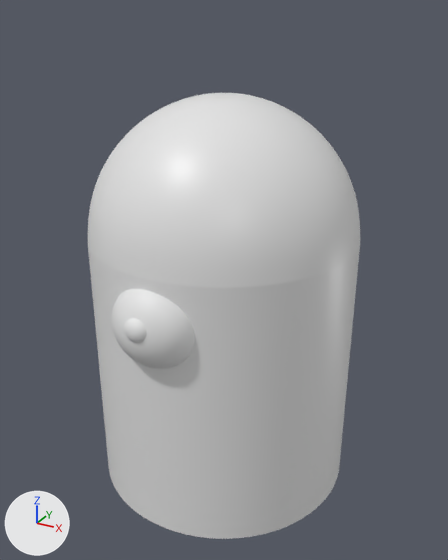
An edit to the Blender file Blender Files/Mole.blend, drawn before and after from the same camera.
Before and after are seen from a 50 mm lens placed at (2.11, -3.83, 2.53), pointed at (0.02, -0.04, 0.64). Lighting does not change. The marker at lower left points along +X, +Y and +Z.

In view in the first picture: 'Mole Body', 'Mouth', 'Nose'.
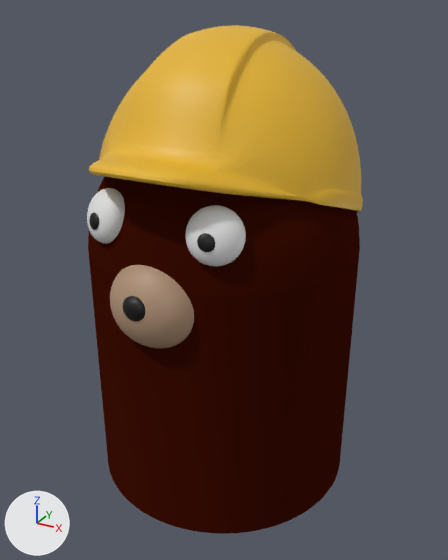
Commit message: Created a HardHat for the Mole

The change, as a list of edits to the scene's bpy script:
```text
Add mat_pupils:
    mat_pupils = principled_material('Pupils')
    mat_pupils.base_color = (0.0, 0.0, 0.0)  # black #000000
Add mat_mouth:
    mat_mouth = principled_material('Mouth')
    mat_mouth.base_color = (0.445, 0.287, 0.184)  # beige #b29277
Add mat_mole:
    mat_mole = diffuse_material('Mole')
    mat_mole.base_color = (0.0495, 0.00541, 0.00136)  # brown #3f1104
    mat_mole.roughness = 0.4
Add mat_hardhat:
    mat_hardhat = principled_material('HardHat')
    mat_hardhat.base_color = (0.8, 0.466, 0.0227)  # yellow #e7b62a
Change me_cylinder:
    where me_cylinder.from_pydata(...)  # 321 vertices, 289 faces; spans x -1.0..1.0, y -1.0..1.0, z -1.0..2.0
    remove me_cylinder.materials.append(mat_material)  # white #e7e7e7
    add me_cylinder.materials.append(mat_mole)  # brown #3f1104
Change me_sphere_001:
    where me_sphere_001.from_pydata(...)  # 482 vertices, 512 faces; spans x -1.0..1.0, y -1.0..1.0, z -1.0..1.0
    add me_sphere_001.materials.append(mat_mouth)  # beige #b29277
Change me_sphere_002:
    where me_sphere_002.from_pydata(...)  # 482 vertices, 512 faces; spans x -1.0..1.0, y -1.0..1.0, z -1.0..1.0
    add me_sphere_002.materials.append(mat_pupils)  # black #000000
Add me_sphere:
    me_sphere.from_pydata(...)  # 226 vertices, 232 faces; spans x 0.0..1.02, y -1.31..1.04, z -0.06..1.05
    me_sphere.materials.append(mat_hardhat)  # yellow #e7b62a
Add me_sphere_003:
    me_sphere_003.from_pydata(...)  # a UV sphere (32 segments, 16 rings, poles along z) spanning x -1.0..1.0, y -1.0..1.0, z -1.0..1.0
Change ob_mole_body:
    ob_mole_body.scale: (1.0, 1.0, 1.0) -> (1.0, 1.0, 0.95)
Change ob_mouth:
    ob_mouth.location: (0.0, -0.9, 0.65) -> (0.0, -0.9, 0.8)
Add ob_sphere:
    ob_sphere = bpy.data.objects.new('Sphere', me_sphere)
    ob_sphere.location = (0.0, 0.079, 1.288)
    ob_sphere.rotation_euler = (-0.314, 0.0, 0.0)  # degrees (-18, 0, 0)
    ob_sphere.scale = (0.95, 1.0, 1.1)
    _m = ob_sphere.modifiers.new('Mirror', 'MIRROR')
    _m = ob_sphere.modifiers.new('Solidify', 'SOLIDIFY')
    _m.thickness = 0.08
    _m = ob_sphere.modifiers.new('Subdivision', 'SUBSURF')
    _m.levels = 2
Add ob_pupil:
    ob_pupil = bpy.data.objects.new('Pupil', me_sphere_002.copy())  # the mesh of ob_nose
    ob_pupil.parent = ob_right_eye
    ob_pupil.matrix_parent_inverse = Matrix(((4.859, -2.693, 0.0, -0.292), (3.864, 6.97, -2.436, 10.5), (0.787, 1.421, 5.313, -5.413), (0.0, 0.0, 0.0, 1.0)))
    ob_pupil.location = (-0.41, -0.94, 1.3)
    ob_pupil.rotation_euler = (-0.297, 0.0, -0.506)  # degrees (-17, 0, -29)
    ob_pupil.scale = (0.2, 0.1, 0.2)
    ob_pupil.delta_scale = (0.3, 0.3, 0.3)
    _m = ob_pupil.modifiers.new('Subdivision', 'SUBSURF')
    _m.levels = 2
    _m = ob_pupil.modifiers.new('Mirror', 'MIRROR')
    _m.use_bisect_flip_axis = (True, False, False)
    _m.mirror_object = ob_empty
Add ob_right_eye:
    ob_right_eye = bpy.data.objects.new('Right Eye', me_sphere_003)
    ob_right_eye.location = (-0.4, -0.83, 1.3)
    ob_right_eye.rotation_euler = (-0.297, 0.0, -0.506)  # degrees (-17, 0, -29)
    ob_right_eye.scale = (0.6, 0.4, 0.6)
    ob_right_eye.delta_scale = (0.3, 0.3, 0.3)
    _m = ob_right_eye.modifiers.new('Subdivision', 'SUBSURF')
    _m.levels = 2
    _m = ob_right_eye.modifiers.new('Mirror', 'MIRROR')
    _m.use_bisect_flip_axis = (True, False, False)
    _m.mirror_object = ob_empty
Add ob_empty:
    ob_empty = bpy.data.objects.new('Empty', None)
    ob_empty.location = (0.0, 0.0, 0.0)
```

What differs and where, as boxes [x1, y1, x2, y2] in the pictures (448 x 560 px):
'Mole Body', recoloured, rescaled: before [88, 93, 360, 539]; after [88, 176, 360, 534]
'Sphere', added (yellow): after [89, 25, 363, 212]
'Mouth', recoloured, moved (white to brown): before [112, 289, 195, 369]; after [110, 265, 194, 348]
'Right Eye', added: after [87, 188, 246, 266]
'Nose', recoloured, moved: before [124, 318, 147, 343]; after [123, 296, 145, 322]
'Pupil', added: after [89, 213, 215, 252]
